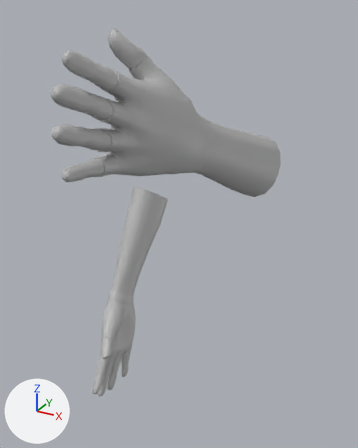
What one commit did to the FBX model Art Share/TeensySummer/images/PLAYER/ANIM_player_menuIdle_AA_up.fbx.
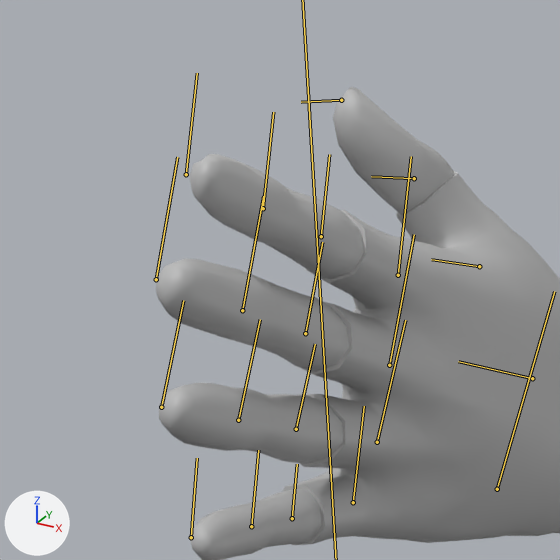
Each version is shown whole from a 50 mm lens placed at (0.381, -0.501, 0.213), pointed at (0.036, 0.125, -0.1), then close up on the part from 0% to 51% of the width and 0% to 41% of the height. Lighting does not change. The marker at lower left points along +X, +Y and +Z. Both versions are drawn at frame 3231 of the action 'Take 001'; the numbers are the values there. The bones that bend it are drawn over the model as lines in the close-ups.

In view in the first close-up: 'MESH_player'.
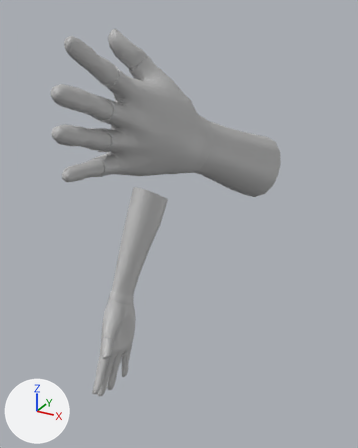
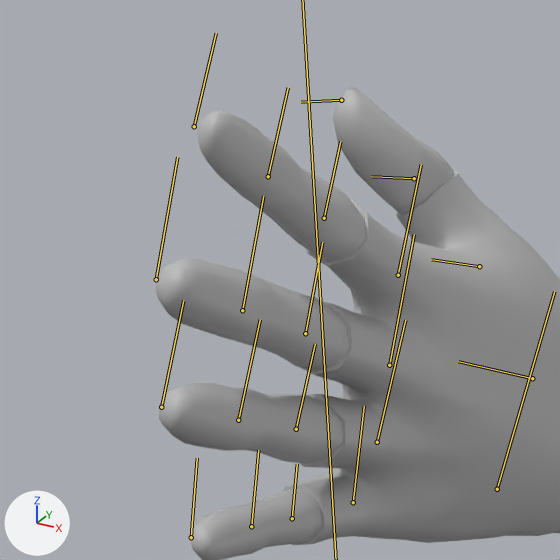
Commit message: updated menu idle anim

Changed parts and their boxes (x1, y1, x2, y2) in the close-ups (560 x 560 px):
'MESH_player', posed
    both: (156, 87, 560, 560)
bone 'l_fingerIndex0_skin', root to tip
    before: (398, 275) to (411, 156)
    after: (398, 275) to (421, 164)

The change, as a diff of the scene's bpy script:
```diff
--- a/Art Share/TeensySummer/images/PLAYER/ANIM_player_menuIdle_AA_up.fbx.py
+++ b/Art Share/TeensySummer/images/PLAYER/ANIM_player_menuIdle_AA_up.fbx.py
@@ bone_l_fingerindex0_skin @@
 bone_l_fingerindex0_skin = bpy.data.objects['Armature'].pose.bones['l_fingerIndex0_skin']  # child of 'l_hand_skin'
-bone_l_fingerindex0_skin.rotation_quaternion = (1.0, 0.0, 0.0, 0.0)  # degrees (0, 0, 0)
+bone_l_fingerindex0_skin.rotation_quaternion = (0.997, 0.0, 0.0, 0.075)  # degrees (0, 0, 9)
```
